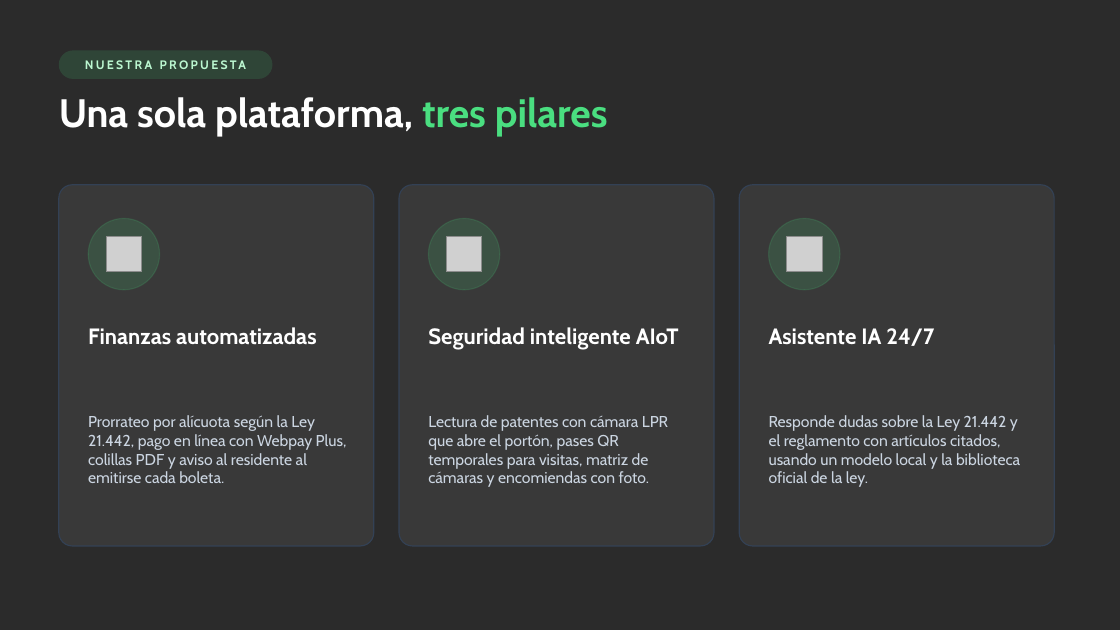
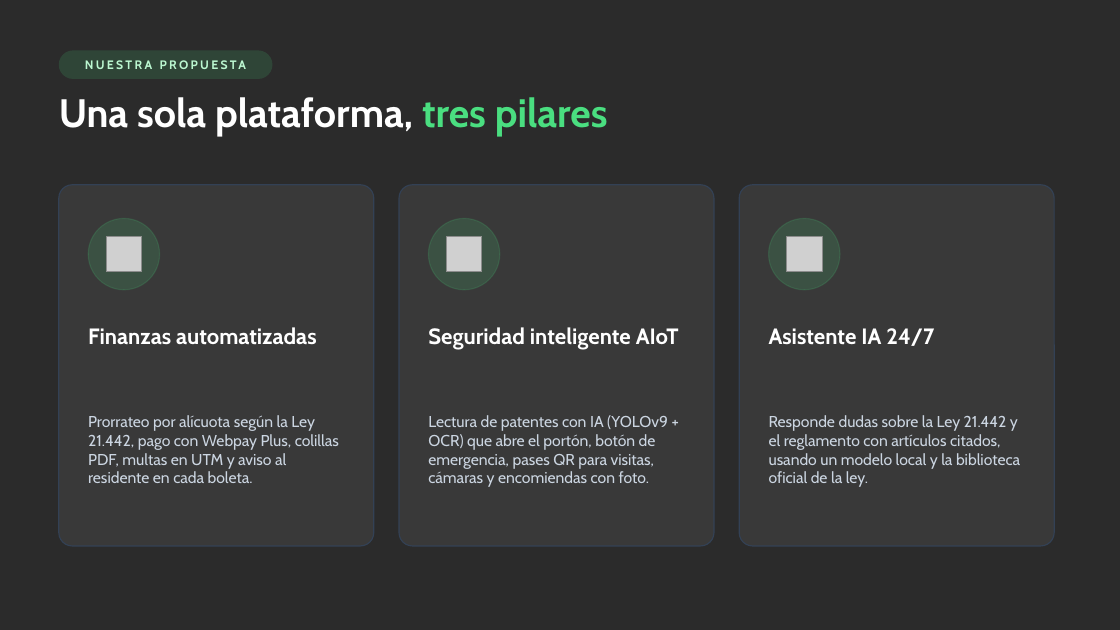
Before and after one commit to Ela04/Capstone, a slide deck: slide 4 of Fase 2/Evidencias Proyecto/Presentación Proyecto Fase 2.pptx. Drawn at 1120x630 pixels with LibreOffice and Linux fonts; fonts in the diff are those of the drawing; grey boxes stand for pictures; background and template pictures are left out; a plain dark background stands for a picture behind light text. Boxes give left, top, right and bottom in pixels: in the first picture for what was removed or moved away, otherwise in the second. Text is boxed around its words. In the diff, an @@ line names an element or a change of style, - is before the commit and + after.

Commit message:
docs: actualiza documentos con Cámara IA YOLOv9 + OCR, botón de emergencia y video del Home

```diff
--- a/Fase 2/Evidencias Proyecto/Presentación Proyecto Fase 2.pptx
+++ b/Fase 2/Evidencias Proyecto/Presentación Proyecto Fase 2.pptx
@@ text at <box>88,415,339,483</box>: text changed @@
-Prorrateo por alícuota según la Ley 21.442, pago en línea con Webpay Plus, colillas PDF y aviso al residente al emitirse cada boleta.
+Prorrateo por alícuota según la Ley 21.442, pago con Webpay Plus, colillas PDF, multas en UTM y aviso al residente en cada boleta.
@@ text at <box>428,415,668,487</box>: text changed @@
-Lectura de patentes con cámara LPR que abre el portón, pases QR temporales para visitas, matriz de cámaras y encomiendas con foto.
+Lectura de patentes con IA (YOLOv9 + OCR) que abre el portón, botón de emergencia, pases QR para visitas, cámaras y encomiendas con foto.
```
Also in this commit, not shown: 5 other slides changed, 37 other files.
